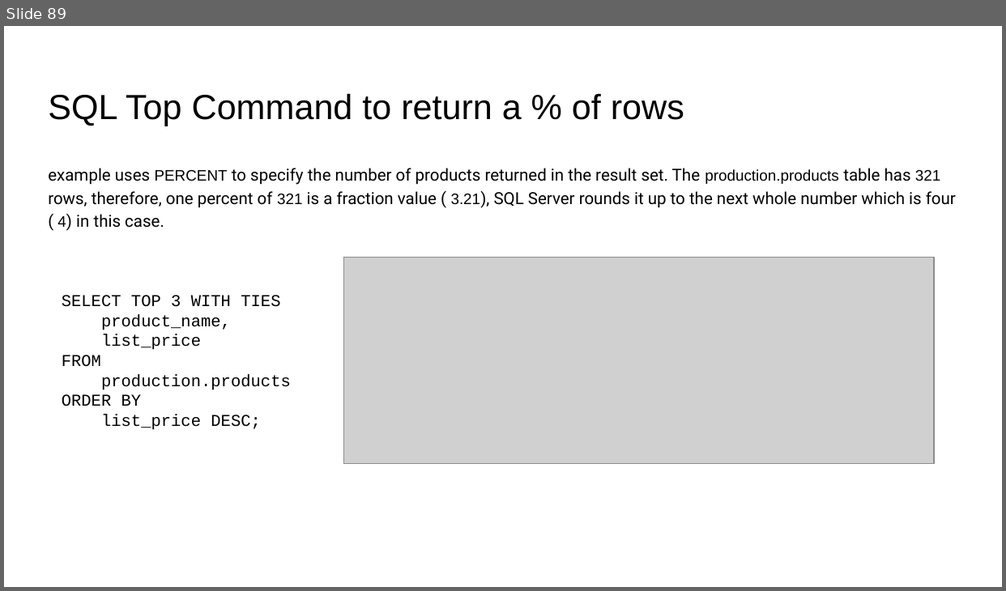
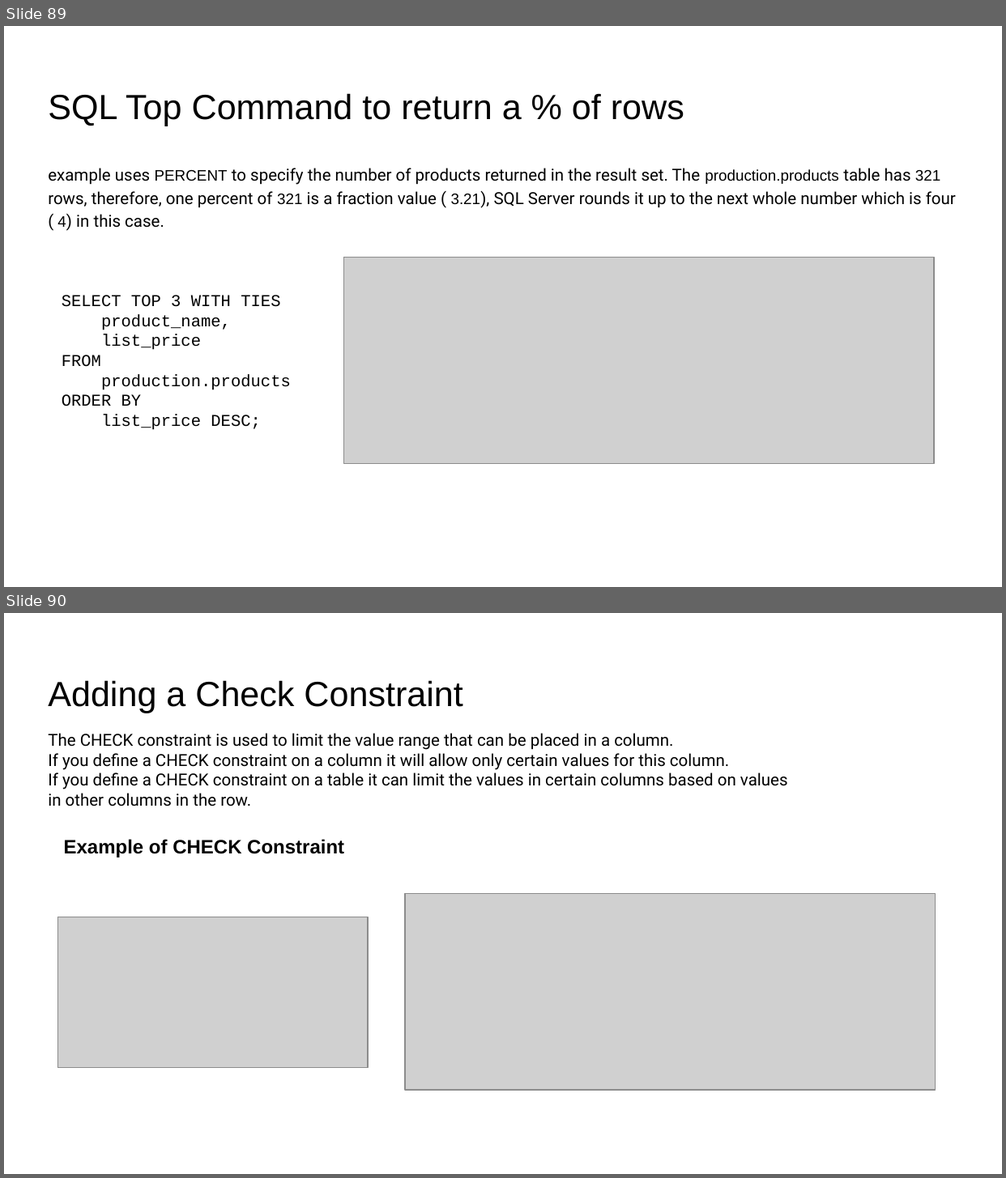
Before and after one commit to imcuteani/Azure_Big_Data_Training, a slide deck: IIHT-Capgemini Big Data Azure Training-Slide.pptx. Shown one above the other, each under a label of ours: slide 89 before the commit, slides 89 and 90 after it. The pictures are 1006x591 and 1006x1178 pixels, drawn with LibreOffice and Linux fonts; fonts in the diff are those of the drawing; grey boxes stand for pictures. Boxes give left, top, right and bottom in pixels: in the first picture for what was removed or moved away, otherwise in the second. Text is boxed around its words. In the diff, an @@ line names an element or a change of style, - is before the commit and + after.

```diff
--- a/IIHT-Capgemini Big Data Azure Training-Slide.pptx
+++ b/IIHT-Capgemini Big Data Azure Training-Slide.pptx
@@ slide 90 added at box(4, 613, 1002, 1174), background #FFFFFF @@
@@ title added at box(48, 680, 462, 713), 25.2 pt, text #000000 @@
+Adding a Check Constraint
@@ text added at box(48, 733, 788, 807), 12 pt, text #000000 @@
+The CHECK constraint is used to limit the value range that can be placed in a column.
+If you define a CHECK constraint on a column it will allow only certain values for this column.
+If you define a CHECK constraint on a table it can limit the values in certain columns based on values
+in other columns in the row.
@@ text added at box(64, 839, 344, 858), 14 pt, text #000000, bold @@
+Example of CHECK Constraint
@@ picture added at box(405, 893, 935, 1090) @@
@@ picture added at box(58, 918, 367, 1068) @@
```
Also in this commit, not shown: 1 slide changed, 11 other files.
